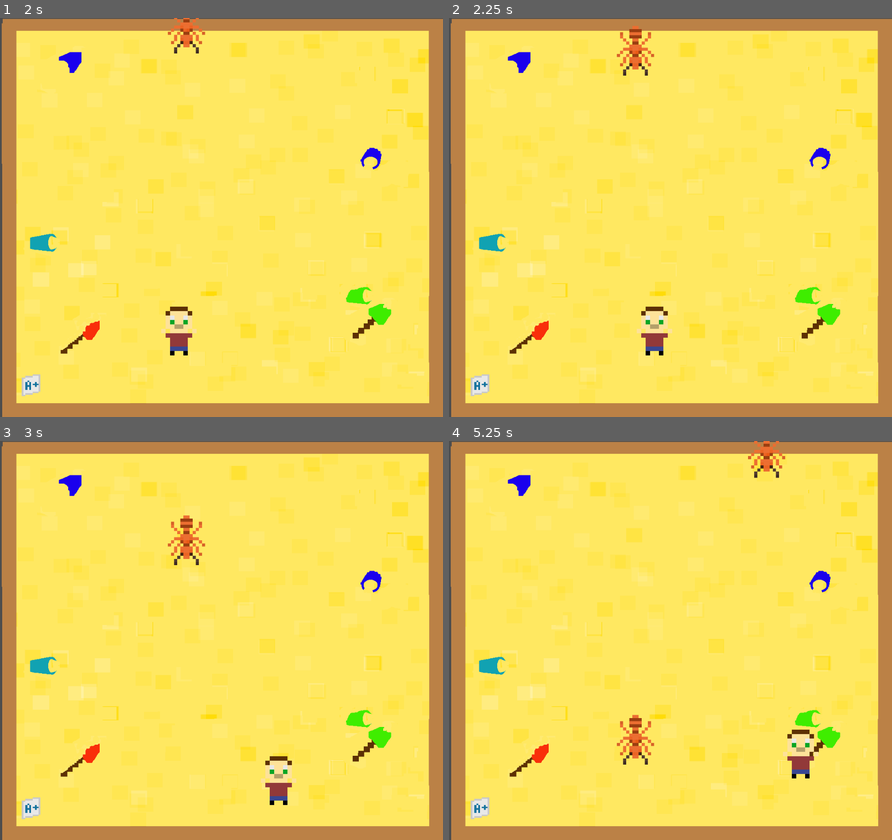
Above: before the commit, frames 1-4 (two rows, left to right).
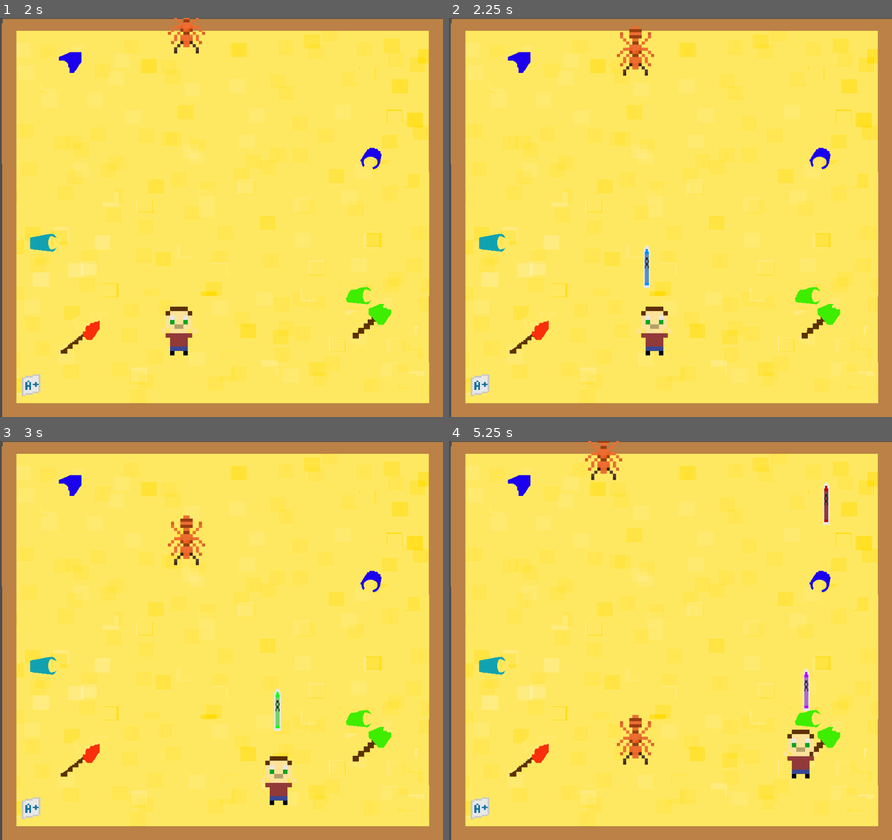
Above: after the commit, the same moments.

Repository: nsriv531/social-rejects-destinking
Game: Godot game, scene res://scenes/main_menu.tscn
Same seed, same stepped clock (60 frames per second), same inputs: the game is played once before the commit and once after it.
Inputs (mouse positions are in pixels of both pictures, inside the frame that each line leads up to):
- Up to frame 1 (2 s): click "LEVEL SELECT" at 0.5 s; click (84, 161) at 1.25 s
- Up to frame 2 (2.25 s): hold Right (right) from 2.03 s (still down); tap Space (shoot) at 2.1 s
- Up to frame 3 (3 s): release Right (right) at 2.78 s; hold S (down) from 2.78 s (still down); tap Space (shoot) at 2.85 s
- Up to frame 4 (5.25 s): release S (down) at 3.53 s; hold Right (right) 3.53-4.28 s; tap Space (shoot) at 3.6, 4.35, 5.1 s; hold W (up) 4.28-5.03 s; hold A (left) from 5.03 s (still down)

Frame 1 is identical in both runs. In frame 2, 0.2% of the frame differs, in the area x 43-46%, y 57-68%; in frame 3, 0.2%; in frame 4, 1.0%, in the area x 30-86%, y 0-68%.

Commit message:
random enemy spawning

Diff:
--- a/scenes/crayon.tscn
+++ b/scenes/crayon.tscn
@@ -138,7 +138,7 @@
 texture = ExtResource("2_8j5rg")
 hframes = 3
 vframes = 3
-frame = 6
+frame = 3
 
 [node name="AnimationPlayer" type="AnimationPlayer" parent="Sprite2D"]
 libraries = {
--- a/scenes/world.tscn
+++ b/scenes/world.tscn
@@ -23,11 +23,35 @@
 [node name="Enemy" parent="." instance=ExtResource("4_q0fwq")]
 position = Vector2(421, -109)
 
-[node name="Marker2D" type="Marker2D" parent="."]
-position = Vector2(717, -53)
+[node name="Marker2D_1" type="Marker2D" parent="."]
+position = Vector2(70, -52)
 
-[node name="Marker2D2" type="Marker2D" parent="."]
-position = Vector2(907, -52)
+[node name="Marker2D_2" type="Marker2D" parent="."]
+position = Vector2(168, -53)
+
+[node name="Marker2D_3" type="Marker2D" parent="."]
+position = Vector2(260, -55)
+
+[node name="Marker2D_4" type="Marker2D" parent="."]
+position = Vector2(349, -48)
+
+[node name="Marker2D_5" type="Marker2D" parent="."]
+position = Vector2(447, -49)
+
+[node name="Marker2D_6" type="Marker2D" parent="."]
+position = Vector2(539, -51)
+
+[node name="Marker2D_7" type="Marker2D" parent="."]
+position = Vector2(619, -51)
+
+[node name="Marker2D_8" type="Marker2D" parent="."]
+position = Vector2(717, -52)
+
+[node name="Marker2D_9" type="Marker2D" parent="."]
+position = Vector2(809, -54)
+
+[node name="Marker2D_10" type="Marker2D" parent="."]
+position = Vector2(911, -50)
 
 [node name="Timer" type="Timer" parent="."]
 wait_time = 3.5
@@ -40,5 +64,6 @@
 [node name="Health1" parent="." instance=ExtResource("5_xbo42")]
 position = Vector2(-142, 604)
 
+[connection signal="spawn_crayon" from="Player" to="." method="_on_player_spawn_crayon"]
 [connection signal="timeout" from="Timer" to="." method="_on_timer_timeout"]
 [connection signal="timeout" from="Timer2" to="." method="_on_timer_timeout"]
--- a/scripts/world.gd
+++ b/scripts/world.gd
@@ -1,22 +1,67 @@
 extends Node2D
 
 var crayon = preload("res://scenes/crayon.tscn")
+var rng = RandomNumberGenerator.new()
 
 
 @onready var timer = $Timer
-@onready var marker = $Marker2D
+@onready var marker = $Marker2D_1
 @onready var cacti = preload("res://scenes/enemy.tscn")
 
 func _ready():
 	$Timer.start()
 
 func _on_timer_timeout():
-	var cactus = cacti.instantiate()
-	cactus.position = marker.position
-	$enemy.add_child(cactus)
-	pass
+	rng.randomize()
+	var number = rng.randi_range(1,10)
+	if number == 1:
+		var cactus = cacti.instantiate()
+		cactus.position = $Marker2D_1.position
+		$enemy.add_child(cactus)
+	elif number == 2:
+		var cactus = cacti.instantiate()
+		cactus.position = $Marker2D_2.position
+		$enemy.add_child(cactus)
+	elif number == 3:
+		var cactus = cacti.instantiate()
+		cactus.position = $Marker2D_3.position
+		$enemy.add_child(cactus)
+	elif number == 4:
+		var cactus = cacti.instantiate()
+		cactus.position = $Marker2D_4.position
+		$enemy.add_child(cactus)
+	elif number == 5:
+		var cactus = cacti.instantiate()
+		cactus.position = $Marker2D_5.position
+		$enemy.add_child(cactus)
+	elif number == 6:
+		var cactus = cacti.instantiate()
+		cactus.position = $Marker2D_6.position
+		$enemy.add_child(cactus)
+	elif number == 7:
+		var cactus = cacti.instantiate()
+		cactus.position = $Marker2D_7.position
+		$enemy.add_child(cactus)
+	elif number == 8:
+		var cactus = cacti.instantiate()
+		cactus.position = $Marker2D_8.position
+		$enemy.add_child(cactus)
+	elif number == 9:
+		var cactus = cacti.instantiate()
+		cactus.position = $Marker2D_9.position
+		$enemy.add_child(cactus)
+	elif number == 10:
+		var cactus = cacti.instantiate()
+		cactus.position = $Marker2D_10.position
+		$enemy.add_child(cactus)
+	return "done"
 
 var counter = 0
+
+func _e(location):
+	var c = crayon.instantiate()
+	c.global_position = location
+	add_child(c)
 
 func _on_player_spawn_crayon(location):
 	var c = crayon.instantiate()
@@ -27,12 +72,6 @@
 	if body.is_in_group("Player"):
 		global_position = Vector2(40, 861)
 
-'''func enemies_destroyed(enemy_counter):
-	counter = enemy_counter
-	while counter > 0 :
-		if enemy_destroyed:
-			counter = counter - 1
-	get_tree().change_scene_to_file("res://scenes/L2.tscn")'''
 
 func level_switch(level):
 	if level == 10:
